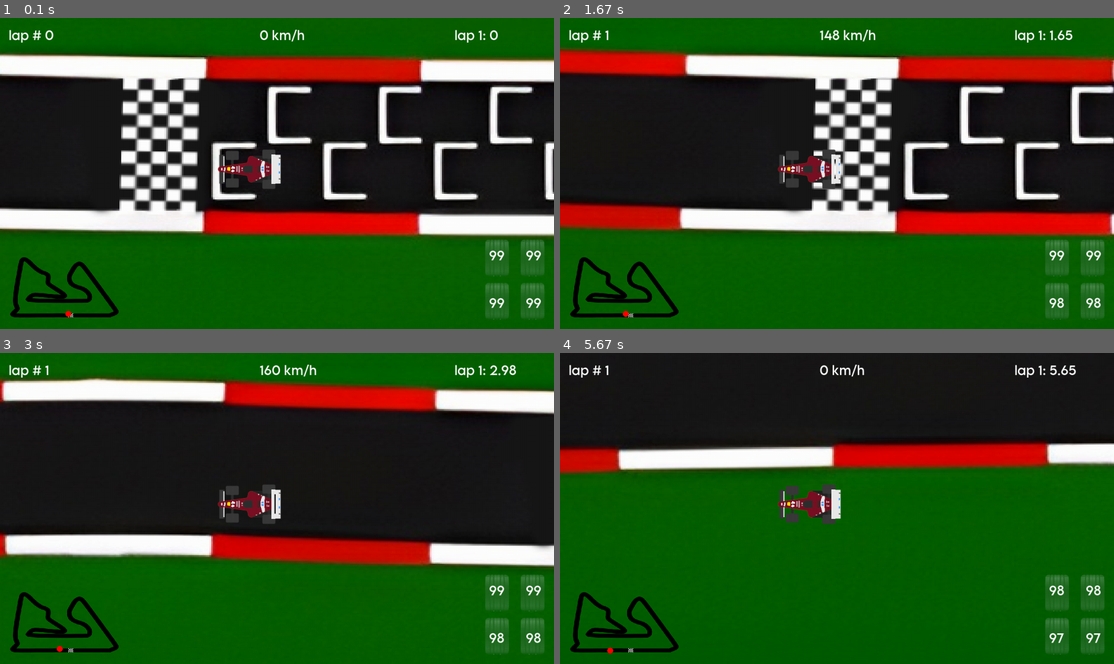
Above: before the commit, frames 1-4 (two rows, left to right).
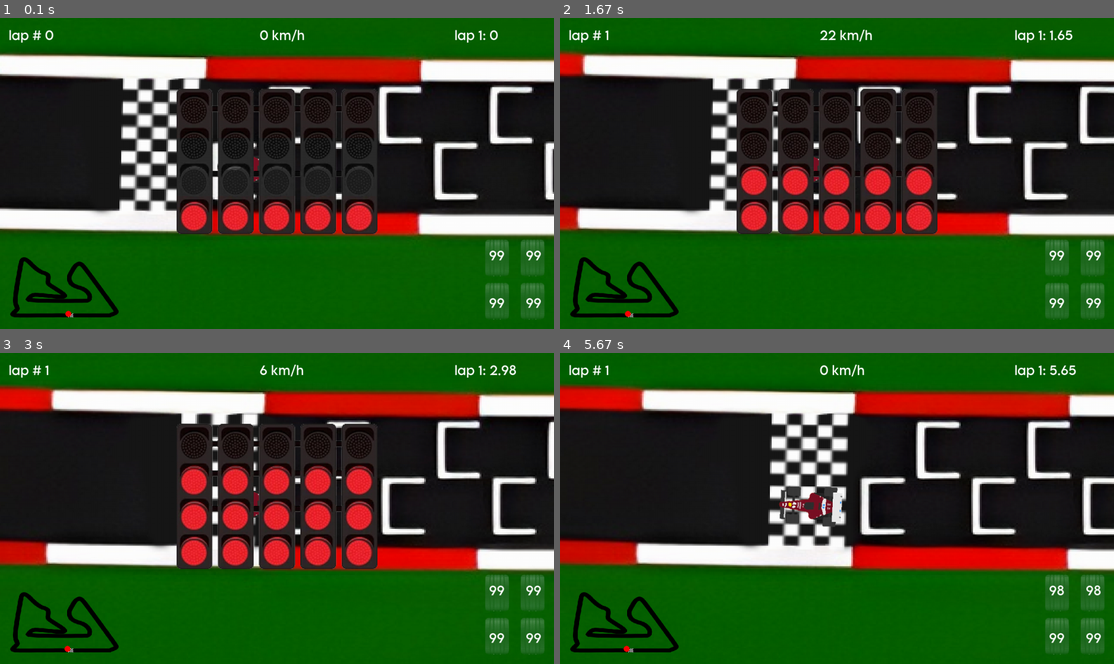
Above: after the commit, the same moments.

Repository: 53415/pygameAssignment
Game: pygame game, started from assignment.py
Same seed, same stepped clock (60 frames per second), same inputs: the game is played once before the commit and once after it.
Inputs:
- Up to frame 1 (0.1 s): no input
- Up to frame 2 (1.67 s): tap Space at 0.33 s; hold W 0.67-1.13 s; hold S 1.17-1.47 s; hold W from 1.5 s (still down)
- Up to frame 3 (3 s): release W at 1.87 s; hold S 1.9-2.27 s; hold W 2.3-2.6 s; hold S 2.63-2.93 s; hold W from 2.97 s (still down)
- Up to frame 4 (5.67 s): release W at 3.33 s; hold S 3.37-3.73 s; hold W 3.77-4.07 s; hold S 4.1-4.4 s; hold A 4.43-4.83 s; hold S 4.87-5.23 s; tap Space at 4.93, 5.33, 5.63 s; hold D from 5.27 s (still down)

The runs differ from the first frame. In frame 1, 8.8% of the frame differs, in the area x 31-69%, y 22-70%; in frame 2, 25%; in frame 3, 27%; in frame 4, 61%, in the area x 0-100%, y 0-97%.

Commit message:
starting lights added with sound effects

Diff:
--- a/assignment.py
+++ b/assignment.py
@@ -49,6 +49,8 @@
 import math
 import os
 import time
+import random
+
 pygame.init()
 
 # *********SETUP**********
@@ -80,6 +82,16 @@
 
 treads1 = pygame.image.load("treads1.png")
 treads2 = pygame.image.load("treads2.png")
+
+lights0 = pygame.transform.scale(pygame.image.load("lights0.png"), (520,560))
+lights1 = pygame.transform.scale(pygame.image.load("lights1.png"), (520,560))
+lights2 = pygame.transform.scale(pygame.image.load("lights2.png"), (520,560))
+lights3 = pygame.transform.scale(pygame.image.load("lights3.png"), (520,560))
+lights4 = pygame.transform.scale(pygame.image.load("lights4.png"), (520,560))
+lights = -1
+lightsOut = False
+lightSound = pygame.mixer.Sound(os.path.join("lightSound.mp3"))
+lightPlay = True
 
 car2 = pygame.image.load("car2.png")
 
@@ -112,6 +124,9 @@
 RRTWC = tyresG
 
 i = 0
+
+lightSound.play()
+
 # *********GAME LOOP**********
 while True:
     time += clock.get_time() / 1000
@@ -157,13 +172,13 @@
 
     keys = pygame.key.get_pressed()
 
-
-    if keys[pygame.K_a]:
-        angle+=3
-        FLTW -= 0.01
-    if keys[pygame.K_d]:
-        angle-=3
-        FRTW -= 0.01
+    if lightsOut:
+        if keys[pygame.K_a]:
+            angle+=3
+            FLTW -= 0.01
+        if keys[pygame.K_d]:
+            angle-=3
+            FRTW -= 0.01
 
     # Reference #1
     angleRadians = math.radians(angle)
@@ -209,7 +224,7 @@
         if speed > 0:
             speed -= 0.1
 
-    if keys[pygame.K_w]:
+    if keys[pygame.K_w] and lightsOut:
         if speed < maxSpeed:
             speed += 0.1
         if RRTW >= 0 and RLTW >= 0:
@@ -307,20 +322,40 @@
 
     screen.blit((bahrainMinimap), (20, 550))
 
-    if i < 1:
-        screen.blit(pygame.transform.rotate(treads1, angle), (500, 300))
-        i += 0.1
-    elif i < 2:
-        screen.blit(pygame.transform.rotate(treads2, angle), (500, 300))
-        i += 0.1
-    else:
-        i = 0
 
 
     if DRS:
         screen.blit(pygame.transform.rotate(carDRS, angle), (500, 300))
     else:
         screen.blit(pygame.transform.rotate(car, angle), (500, 300))
+    if speed > 0:
+        if i < 1:
+            screen.blit(pygame.transform.rotate(treads1, angle), (500, 300))
+            i += 0.1
+        elif i < 2:
+            screen.blit(pygame.transform.rotate(treads2, angle), (500, 300))
+            i += 0.1
+        else:
+            i = 0
+
+    if -1 > lights <= 0:
+        screen.blit(lights0, (380, 110))
+    elif 0 > lights <= 1:
+        screen.blit(lights1, (380, 110))
+    elif 1 > lights <= 2:
+        screen.blit(lights2, (380, 110))
+    elif 2 > lights <= 3:
+        screen.blit(lights3, (380, 110))
+    elif 3 > lights <= 4:
+        screen.blit(lights4, (380, 110))
+    elif round(lights,0) >= 3:
+        lightsOut = True
+
+    if lights <= 3:
+        lights += random.uniform(0.01, 0.02)
+    else:
+        lightsOut == True
+
 
     minimapX = trackX / -50 + 25
     minimapY = trackY / -50 + 560
Binary file changed: bahrain.png
Binary file added: lights0.png
Binary file added: lights1.png
Binary file added: lights2.png
Binary file added: lights3.png
Binary file added: lights4.png
Not shown, added: lightSound.mp3
